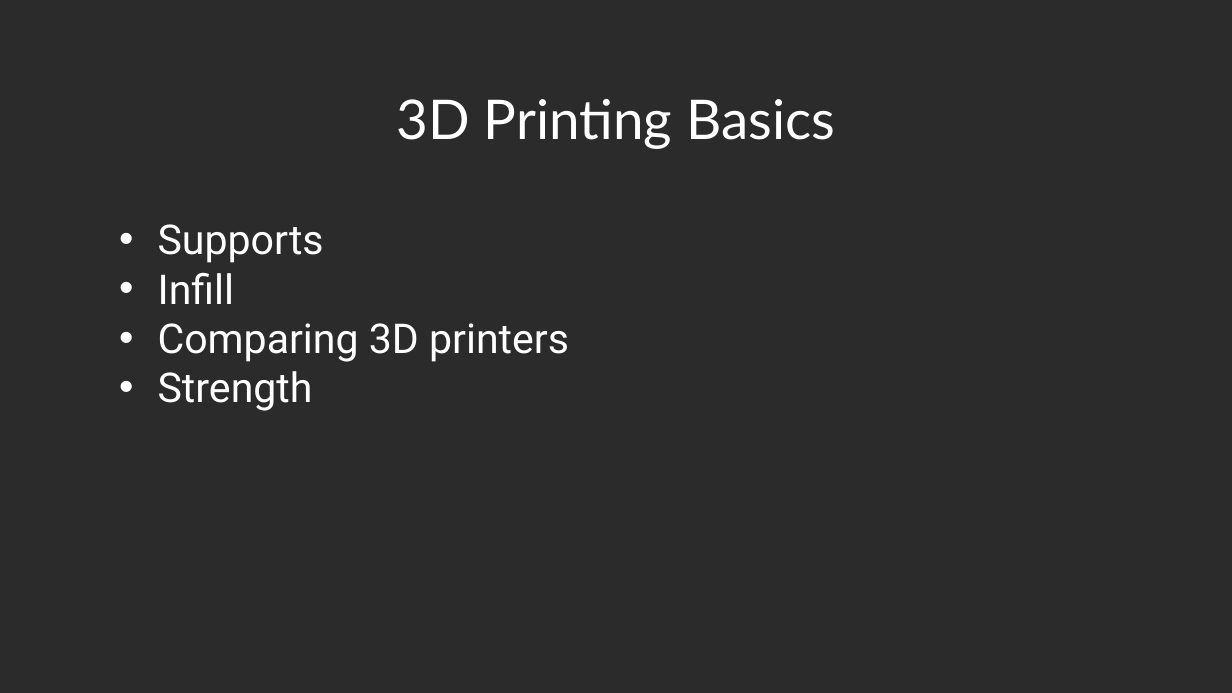
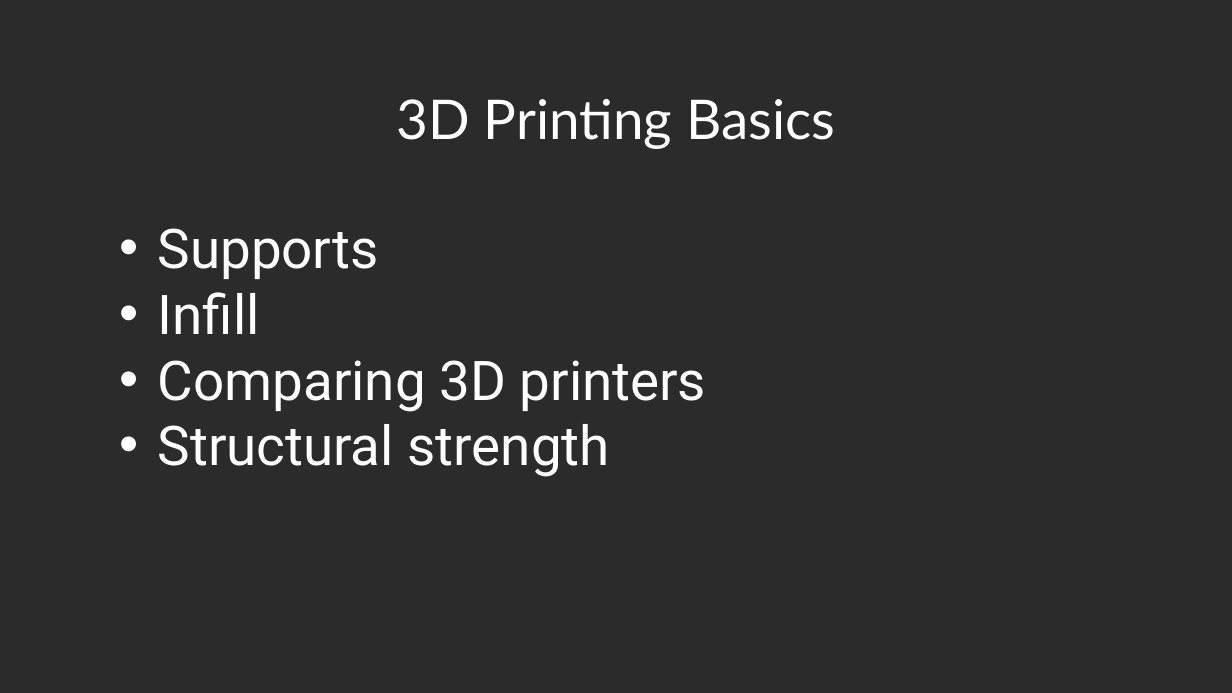
Before and after one commit to usedgenes/Rocketry-Advanced-Curriculum, a slide deck: slide 3 of Daily Lesson Plans/Day 2/Day 2.pptx. Drawn at 1232x693 pixels with LibreOffice and Linux fonts; fonts in the diff are those of the drawing; background and template pictures are left out; a plain dark background stands for a picture behind light text. Boxes give left, top, right and bottom in pixels: in the first picture for what was removed or moved away, otherwise in the second. Text is boxed around its words. In the diff, an @@ line names an element or a change of style, - is before the commit and + after.

```diff
--- a/Daily Lesson Plans/Day 2/Day 2.pptx
+++ b/Daily Lesson Plans/Day 2/Day 2.pptx
@@ subtitle at bbox=[158, 228, 707, 412]: size 24 to 32 pt in "Supports", "Infill", "Comparing 3D printers" @@
@@ subtitle at bbox=[158, 424, 610, 477]: text changed; size 24 to 32 pt @@
-• Strength
+• Structural strength
```
Also in this commit, not shown: 1 slide added, 7 slides removed, 17 other files.
